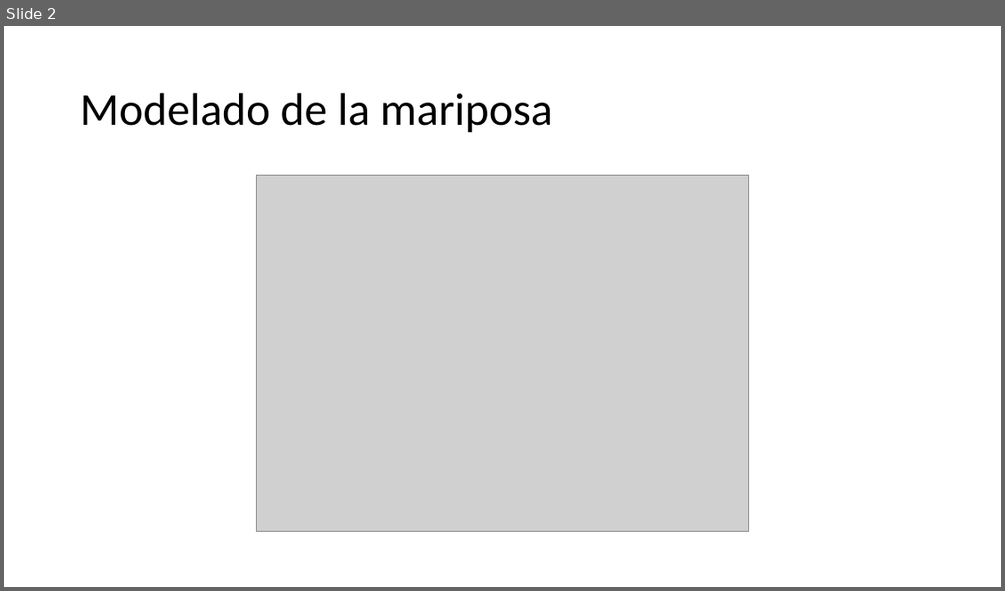
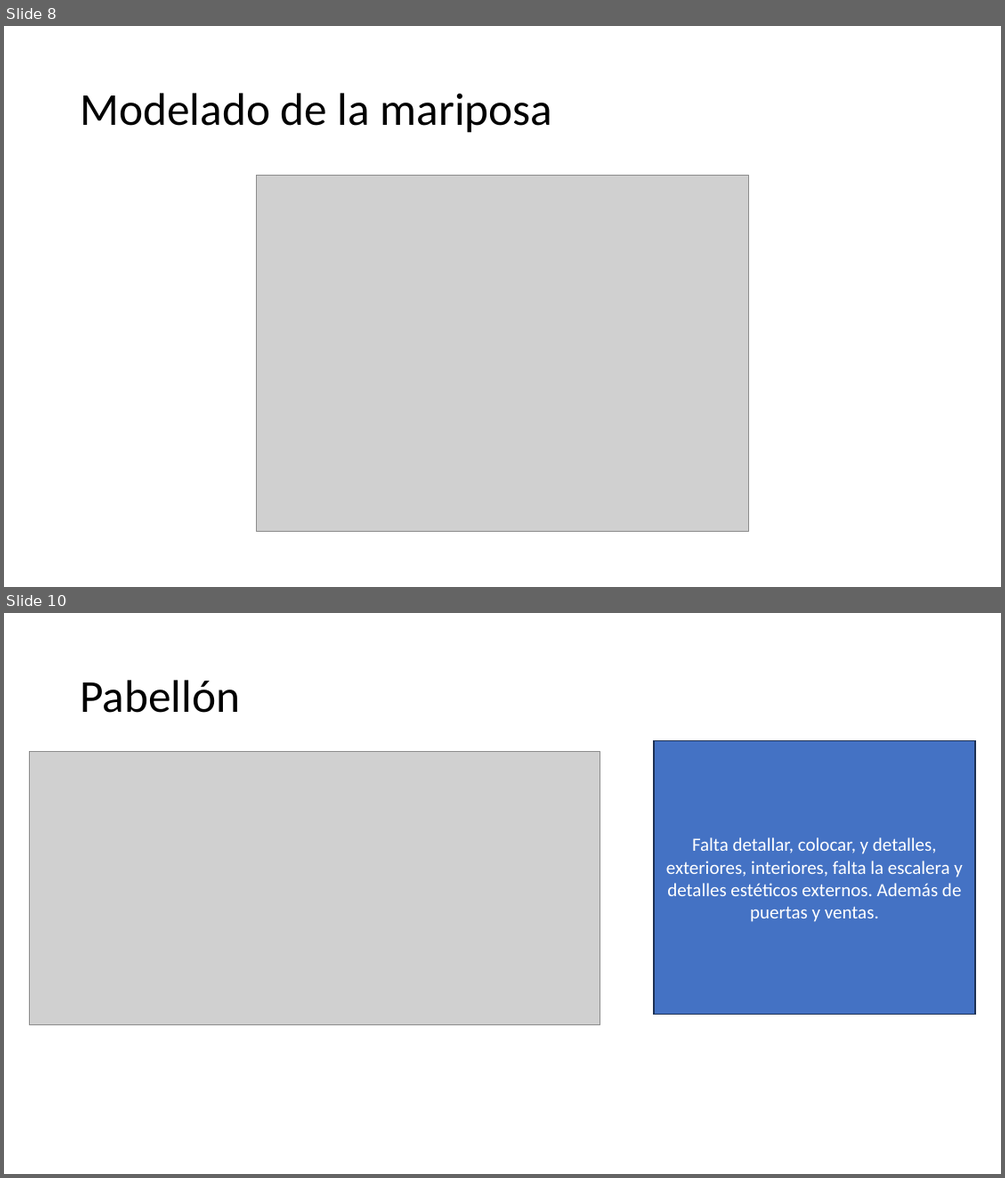
Before and after one commit to EzioFenix/Proyecto_computacion_grafica_2024-1, a slide deck: Presentación del progreso.pptx. Shown one above the other, each under a label of ours: slide 2 before the commit, slides 8 and 10 after it; the slides between them are not shown. The pictures are 1005x591 and 1005x1178 pixels, drawn with LibreOffice and Linux fonts; fonts in the diff are those of the drawing; grey boxes stand for pictures. Boxes give left, top, right and bottom in pixels: in the first picture for what was removed or moved away, otherwise in the second. Text is boxed around its words. In the diff, an @@ line names an element or a change of style, - is before the commit and + after.

```diff
--- a/Presentación del progreso.pptx
+++ b/Presentación del progreso.pptx
@@ slide 10 added at [4, 613, 1001, 1174], background #FFFFFF @@
@@ title added at [80, 680, 240, 713], 44 pt, text #000000 @@
+Pabellón
@@ rectangle added at [654, 741, 975, 1014], fill #4472C4, outline #1E3256 1 pt, 18 pt, text #FFFFFF @@
+Falta detallar, colocar, y detalles, exteriores, interiores, falta la escalera y detalles estéticos externos. Además de puertas y ventas.
@@ picture added at [30, 751, 599, 1025] @@
@@ what was slide 2 is now slide 8 @@
```
Also in this commit, not shown: 2 slides changed, 10 other slides added, 3 other files.
